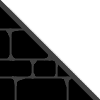
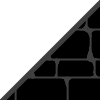
The second w=100, h=100 image is a revision of the first. Changes to its layers:
removed layer "Shape 1" over [0, 0, 100, 100]
added layer "Shape 2" above "Fine Brick 2" over [0, 0, 100, 100]
added layer "Fine Brick 2" over [1, 0, 100, 100]
